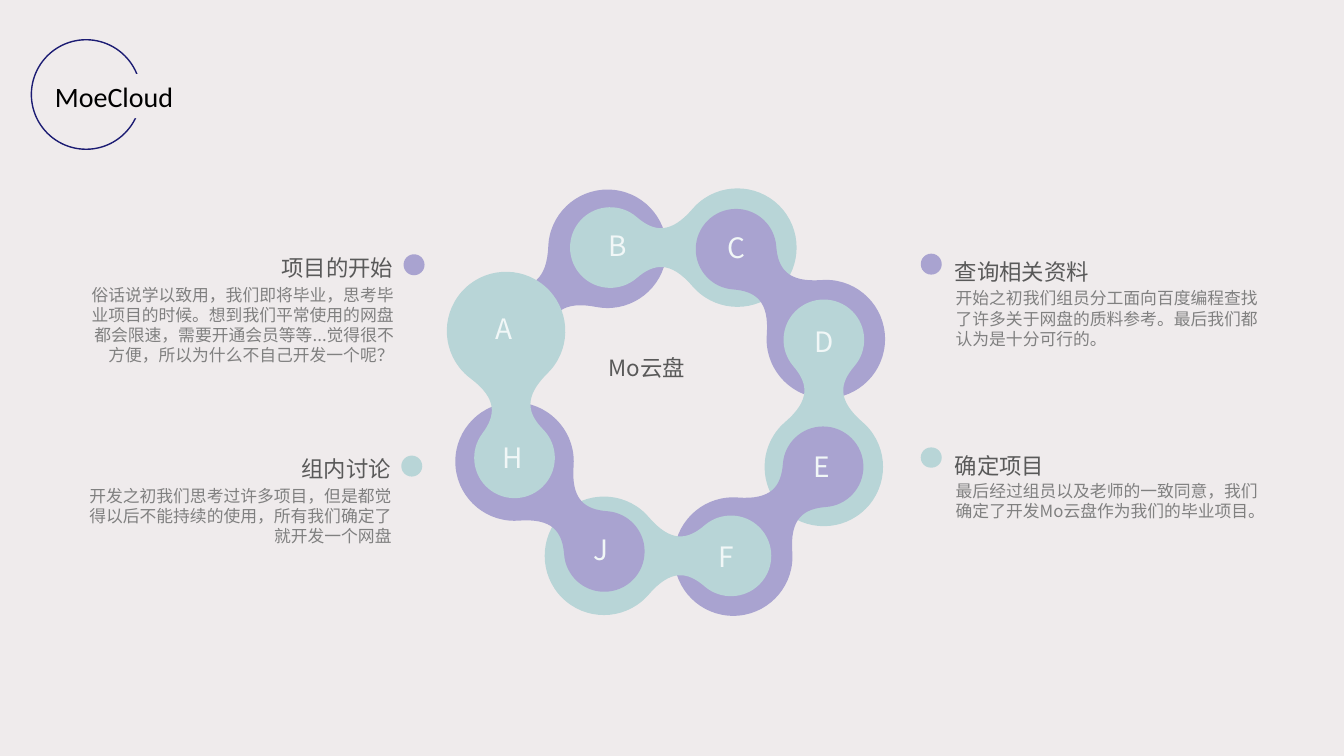
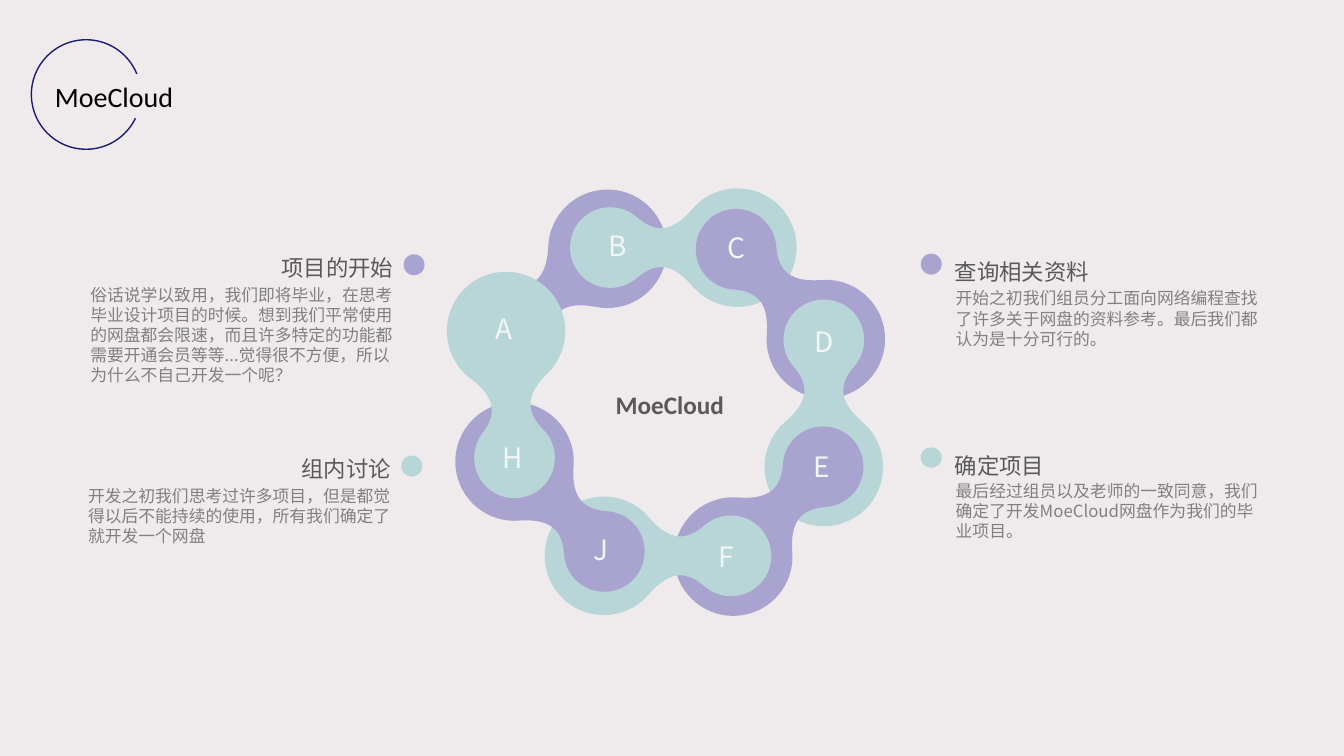
Before and after one commit to HopuTeam/MoeCloud, a slide deck: slide 4 of MoeCloud.pptx. Drawn at 1344x756 pixels with LibreOffice and Linux fonts; fonts in the diff are those of the drawing. Boxes give left, top, right and bottom in pixels: in the first picture for what was removed or moved away, otherwise in the second. Text is boxed around its words. In the diff, an @@ line names an element or a change of style, - is before the commit and + after.

```diff
--- a/MoeCloud.pptx
+++ b/MoeCloud.pptx
@@ text at (x1=90, y1=287, x2=392, y2=382): text changed @@
-俗话说学以致用，我们即将毕业，思考毕业项目的时候。想到我们平常使用的网盘都会限速，需要开通会员等等...觉得很不方便，所以为什么不自己开发一个呢？
+俗话说学以致用，我们即将毕业，在思考毕业设计项目的时候。想到我们平常使用的网盘都会限速，而且许多特定的功能都需要开通会员等等...觉得很不方便，所以为什么不自己开发一个呢？
@@ text at (x1=956, y1=290, x2=1258, y2=346): text changed @@
-开始之初我们组员分工面向百度编程查找了许多关于网盘的质料参考。最后我们都认为是十分可行的。
+开始之初我们组员分工面向网络编程查找了许多关于网盘的资料参考。最后我们都认为是十分可行的。
@@ text at (x1=616, y1=396, x2=724, y2=414): text changed; size 16 to 18 pt; font Noto Sans CJK SC to Calibri; bold on @@
-Mo云盘
+MoeCloud
@@ text "开发之初我们思考过许多项目，但是都觉得以后不能持续的使用，所有我们确定了就开发一个网盘" at (x1=88, y1=488, x2=390, y2=543): alignment right to left @@
@@ text at (x1=956, y1=483, x2=1258, y2=538): text changed @@
-最后经过组员以及老师的一致同意，我们确定了开发Mo云盘作为我们的毕业项目。
+最后经过组员以及老师的一致同意，我们确定了开发MoeCloud网盘作为我们的毕业项目。
```
Also in this commit, not shown: 11 other slides changed, 2 slides added, 1 slide removed, 11 other files.
